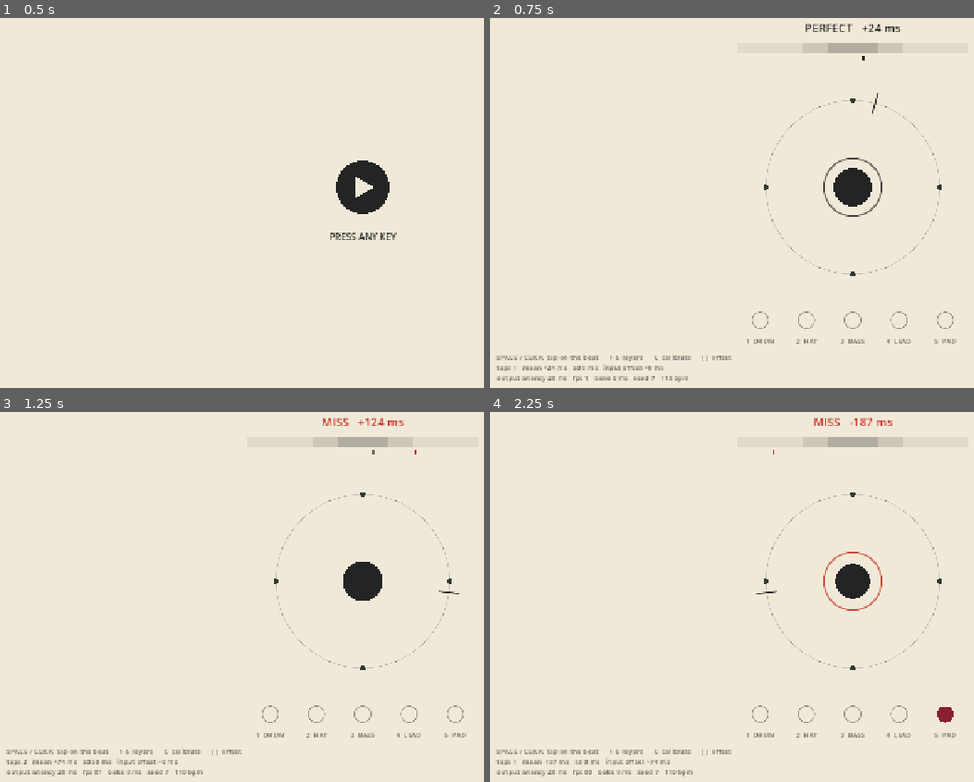
Above: before the commit, frames 1-4 (two rows, left to right).
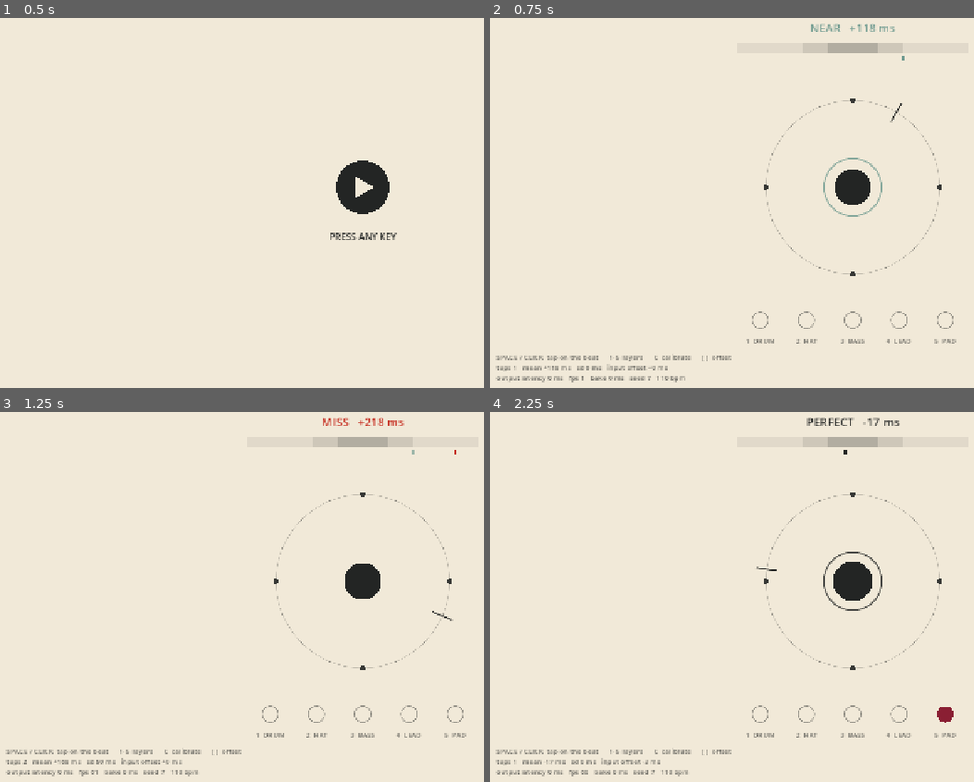
Above: after the commit, the same moments.

Repository: Jetsom22/RhythmMellow
Game: Godot game, scene res://main.tscn
Two runs of this game, one before a commit and one after it. Both use one fixed random seed, a clock stepped at 60 frames per second and the inputs below.
Inputs (mouse positions are in pixels of both pictures, inside the frame that each line leads up to):
- Up to frame 1 (0.5 s): no input
- Up to frame 2 (0.75 s): tap Enter at 0.5 s; move the mouse to (outside the picture) at 0.52 s; tap 1 at 0.6 s; click (outside the picture) at 0.67 s
- Up to frame 3 (1.25 s): tap Space at 0.77 s
- Up to frame 4 (2.25 s): move the mouse to (702, 600) at 1.27 s; tap 5 at 1.35 s; click (702, 600) at 1.42 s; tap Space at 1.52 s; move the mouse to (925, 489) at 2.02 s; tap C at 2.1 s; click (925, 489) at 2.17 s

Frame 1 is identical in both runs. In frame 2, 1.0% of the frame differs, in the area x 11-86%, y 1-99%; in frame 3, 0.6%; in frame 4, 1.1%, in the area x 11-85%, y 1-99%.

Commit message:
fix(godot): beat drift on the web — loop through the engine mixer, read the clock from the audio position, add the browser's output delay
Co-Authored-By: Claude Fable 5.2 <noreply@anthropic.com>
Claude-Session: https://claude.ai/code/session_011Tvm9pGyfdaXZGHcRBbo36

Diff:
--- a/godot/audio/mixer.gd
+++ b/godot/audio/mixer.gd
@@ -9,13 +9,21 @@
 var _gain: Dictionary = {}
 var _shots: Dictionary = {}      # name -> AudioStreamPlayer
 var bake_ms: Dictionary = {}
+var loop_seconds := 0.0
 
-func _player(stream: AudioStream) -> AudioStreamPlayer:
+func _player(stream: AudioStream, one_shot: bool = false) -> AudioStreamPlayer:
 	var p := AudioStreamPlayer.new()
 	p.stream = stream
-	# The web's low-latency path. Elsewhere the default is already low-latency.
-	if OS.has_feature("web"):
-		p.playback_type = AudioServer.PLAYBACK_TYPE_SAMPLE
+	if one_shot:
+		# Short sounds never loop, so on the web they can take the low-latency path.
+		if OS.has_feature("web"):
+			p.playback_type = AudioServer.PLAYBACK_TYPE_SAMPLE
+		add_child(p)
+		return p
+	# Always mixed by the engine ("stream"), on the web too. The web's "sample" path restarts a
+	# loop only after it has ended, so every lap comes in late and the layers drift apart:
+	# measured 16 to 37 ms per lap. The engine's own mixer loops to the exact sample.
+	p.playback_type = AudioServer.PLAYBACK_TYPE_STREAM
 	add_child(p)
 	return p
 
@@ -23,7 +31,9 @@
 func bake(song: Song, id: String, bpm: float) -> float:
 	var t0 := Time.get_ticks_usec()
 	var notes: Array = song.tick if id == "tick" else song.layers[id]
-	var p := _player(Synth.to_stream(Synth.render(notes, song.loop_steps, bpm), true))
+	var buf := Synth.render(notes, song.loop_steps, bpm)
+	loop_seconds = float(buf.size()) / Synth.SR
+	var p := _player(Synth.to_stream(buf, true))
 	p.volume_db = -80.0
 	players[id] = p
 	target[id] = 0.0
@@ -32,9 +42,9 @@
 	return bake_ms[id]
 
 func bake_shots() -> void:
-	_shots["perfect"] = _player(Synth.to_stream(Synth.ping([1318.5, 1760.0], 0.12, 0.25), false))
-	_shots["near"] = _player(Synth.to_stream(Synth.ping([880.0], 0.1, 0.18), false))
-	_shots["miss"] = _player(Synth.to_stream(Synth.ping([196.0], 0.08, 0.2), false))
+	_shots["perfect"] = _player(Synth.to_stream(Synth.ping([1318.5, 1760.0], 0.12, 0.25), false), true)
+	_shots["near"] = _player(Synth.to_stream(Synth.ping([880.0], 0.1, 0.18), false), true)
+	_shots["miss"] = _player(Synth.to_stream(Synth.ping([196.0], 0.08, 0.2), false), true)
 
 ## Start every loop in the same frame.
 func start() -> void:
--- a/godot/core/beat_clock.gd
+++ b/godot/core/beat_clock.gd
@@ -22,6 +22,14 @@
 var running := false
 var _begin_usec := 0
 var _latency := 0.0
+## When set, time is read from the audio itself: the playing position of one looping layer.
+## The system clock drifts away from the sound; the sound cannot drift away from itself.
+var _ref: AudioStreamPlayer = null
+var _loop_len := 0.0
+var _wraps := 0
+var _last_raw := 0.0
+var _heard := 0.0
+var _heard_usec := 0
 
 func set_meter(m: Dictionary) -> void:
 	steps_per_beat = int(m.get("stepsPerBeat", 4))
@@ -36,20 +44,48 @@
 	return 60.0 / bpm / steps_per_beat
 
 ## Call in the same frame the looping layers start playing.
-func start() -> void:
+## `reference` is one of those layers and `loop_len` its length in seconds.
+func start(reference: AudioStreamPlayer = null, loop_len: float = 0.0) -> void:
 	_begin_usec = Time.get_ticks_usec()
-	_latency = AudioServer.get_time_to_next_mix() + AudioServer.get_output_latency()
+	_latency = AudioServer.get_output_latency()
+	_ref = reference
+	_loop_len = loop_len
+	_wraps = 0
+	_last_raw = 0.0
+	_heard = -_latency
+	_heard_usec = _begin_usec
 	running = true
 
 func latency_ms() -> float:
 	return _latency * 1000.0
+
+## Delay the engine cannot see: on the web, the browser's own output path after the engine's mixer.
+func set_device_latency(seconds: float) -> void:
+	_latency = AudioServer.get_output_latency() + maxf(0.0, seconds)
+
+func _process(_delta: float) -> void:
+	if not running or _ref == null:
+		return
+	# The position jumps back to zero each time the loop comes round: count the laps.
+	var raw := _ref.get_playback_position()
+	if raw < _last_raw - _loop_len * 0.5:
+		_wraps += 1
+	_last_raw = raw
+	var t := _wraps * _loop_len + raw + AudioServer.get_time_since_last_mix() - _latency
+	# The mixer reports in chunks; never let the clock step backwards.
+	var now := Time.get_ticks_usec()
+	var coast := _heard + float(now - _heard_usec) / 1000000.0
+	_heard = t if absf(t - coast) > 0.05 else lerpf(coast, t, 0.2)
+	_heard_usec = now
 
 ## Song time the player is hearing right now, in seconds.
 func heard_time() -> float:
 	return heard_time_at(Time.get_ticks_usec())
 
 func heard_time_at(usec: int) -> float:
-	return float(usec - _begin_usec) / 1000000.0 - _latency
+	if _ref == null:
+		return float(usec - _begin_usec) / 1000000.0 - _latency
+	return _heard + float(usec - _heard_usec) / 1000000.0
 
 func step_f() -> float:
 	return heard_time() / sec_per_step()
--- a/godot/main.gd
+++ b/godot/main.gd
@@ -19,6 +19,7 @@
 var last_at := -10.0
 var seed_value := 7
 var _push := 0.0
+var _device_checked := 0.0
 
 func _ready() -> void:
 	if OS.has_feature("web"):
@@ -85,22 +86,30 @@
 		if bake_queue.is_empty():
 			mixer.bake_shots()
 			mixer.start()
-			Beat.start()
+			Beat.start(mixer.players["tick"], mixer.loop_seconds)
 			state = "playing"
 			_apply()
 		else:
 			mixer.bake(song, bake_queue.pop_front(), Beat.bpm)
+	if state == "playing" and OS.has_feature("web") and _device_checked < 6.0:
+		# The browser only knows its real output delay once sound has been flowing for a moment.
+		var before := _device_checked
+		_device_checked += delta
+		if int(before) != int(_device_checked):
+			var v: Variant = JavaScriptBridge.eval("(window.__rmCtx ? (window.__rmCtx.outputLatency || 0) + (window.__rmCtx.baseLatency || 0) : 0)", true)
+			Beat.set_device_latency(float(v))
 	_push += delta
 	if _push > 0.2 and OS.has_feature("web"):
 		_push = 0.0
-		JavaScriptBridge.eval("window.__rmg = %s;" % JSON.stringify(_report()), true)
+		# The wall time is stamped in the same call, so a test can line the game clock up with the real audio.
+		JavaScriptBridge.eval("window.__rmg = %s; window.__rmg.wall = performance.now();" % JSON.stringify(_report()), true)
 	queue_redraw()
 
 func _report() -> Dictionary:
 	return {
 		"state": state, "step": Beat.step_f() if Beat.running else -1.0, "latencyMs": Beat.latency_ms(),
 		"bakeMs": mixer.bake_ms, "presses": presses, "last": last, "inputOffsetMs": Beat.input_offset_ms,
-		"fps": Engine.get_frames_per_second(), "seed": seed_value,
+		"fps": Engine.get_frames_per_second(), "seed": seed_value, "audio": "stream, clock from playback position",
 	}
 
 func _draw() -> void:
Not shown, changed: godot/export_presets.cfg
